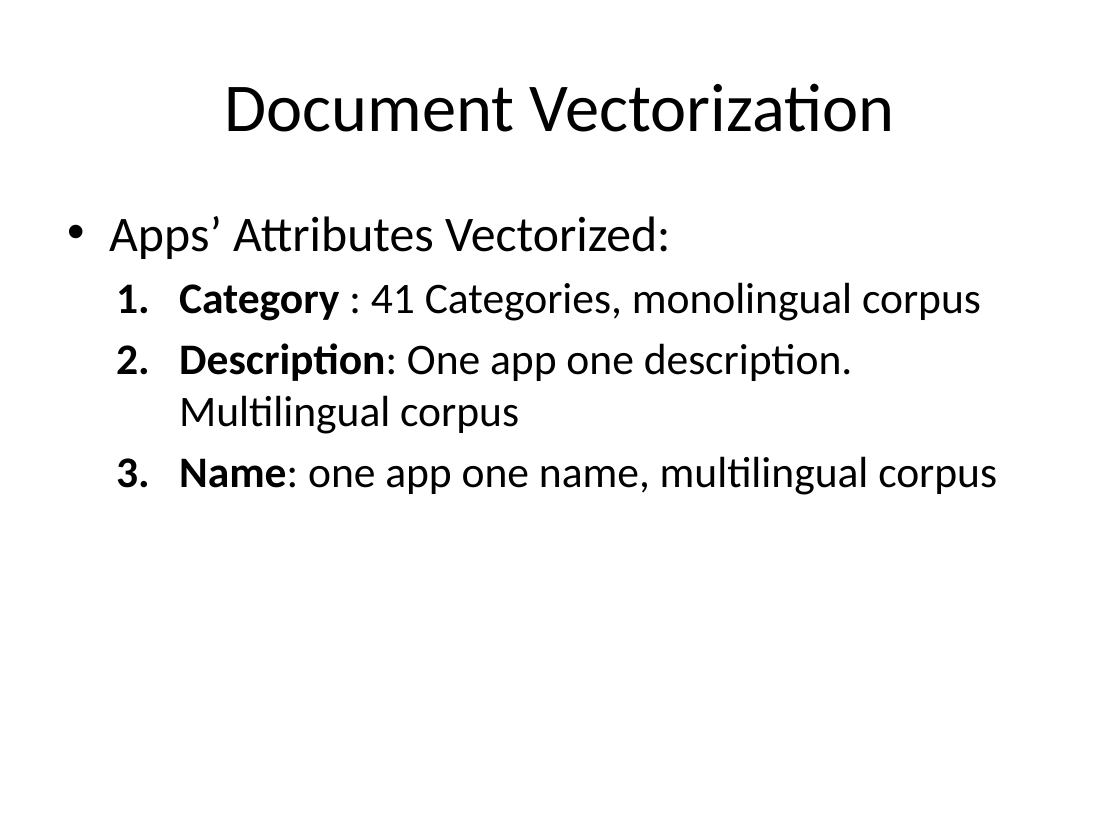
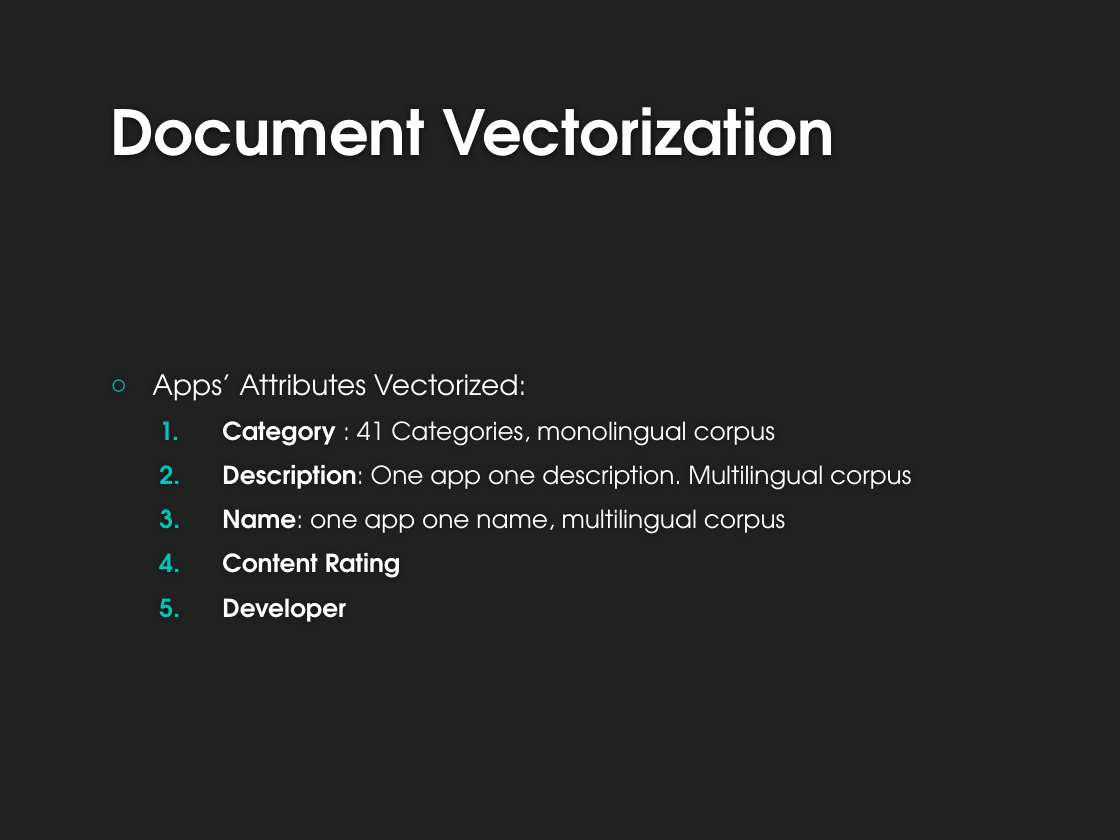
Before and after one commit to ayusharyal1/5DBMinds, a slide deck: slide 10 of project_presentation/Final - Dec 9.pptx (slide 11 before the commit). Drawn at 1120x840 pixels with LibreOffice and Linux fonts; fonts in the diff are those of the drawing; background and template pictures are left out. Boxes give left, top, right and bottom in pixels: in the first picture for what was removed or moved away, otherwise in the second. Text is boxed around its words. In the diff, an @@ line names an element or a change of style, - is before the commit and + after.

```diff
--- a/project_presentation/Final - Dec 9.pptx
+++ b/project_presentation/Final - Dec 9.pptx
@@ background #FFFFFF to #212121 @@
@@ title "Document Vectorization": place and size @@
-title "Document Vectorization" at (225,83,894,132)
+title "Document Vectorization" at (110,107,834,156)
@@ title "Document Vectorization" at (110,107,834,156): size 44 to 40 pt, font Calibri to TeX Gyre Adventor, text colour #000000 to #FFFFFF, bold on; alignment centre to left; vertical alignment middle to bottom @@
@@ text "Apps’ Attributes Vectorized:": place and size @@
-text "Apps’ Attributes Vectorized:" at (109,216,997,495)
+text "Apps’ Attributes Vectorized:" at (152,374,911,622)
@@ text "Apps’ Attributes Vectorized:" at (152,374,911,622): vertical alignment top to middle @@
@@ text at (152,374,911,534): size 32 to 18 pt in "Apps’ Attributes Vectorized:"; font Calibri to TeX Gyre Adventor, text colour #000000 to #FFFFFF in "Apps’ Attributes Vectorized:", "Category : 41 Categories, monolingual corpus", "Description: One app one description. Multilingual corpus", "Name: one app one name, multilingual corpus"; size 28 to 16 pt in "Category : 41 Categories, monolingual corpus", "Description: One app one description. Multilingual corpus", "Name: one app one name, multilingual corpus"; bullet • to ○; more space between paragraphs @@
@@ text at (222,553,400,622): paragraphs added @@
+  4. Content Rating
+  5. Developer
```
Also in this commit, not shown: 26 other slides changed, 1 slide added, 2 slides removed, 9 other files.
